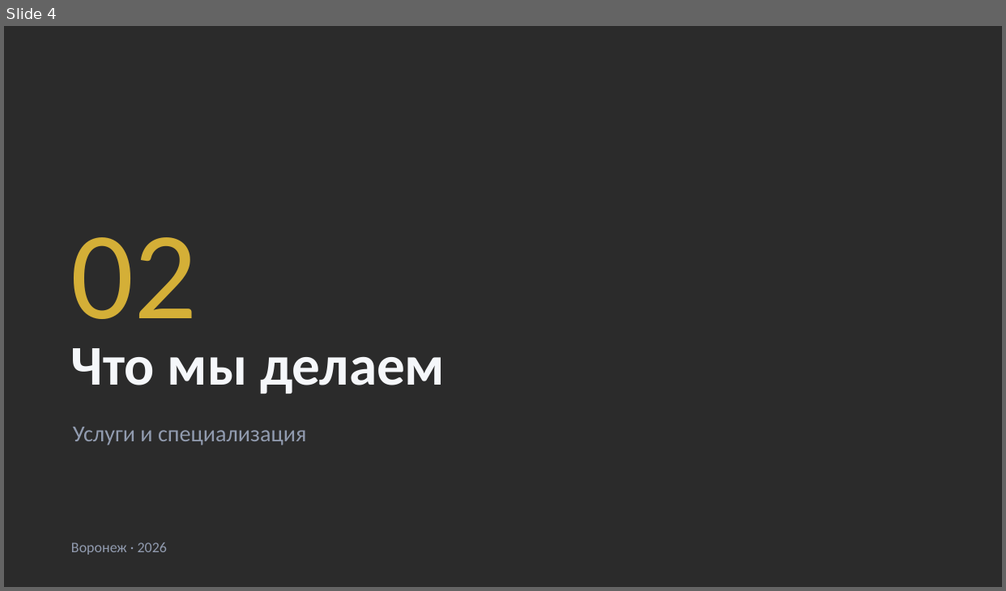
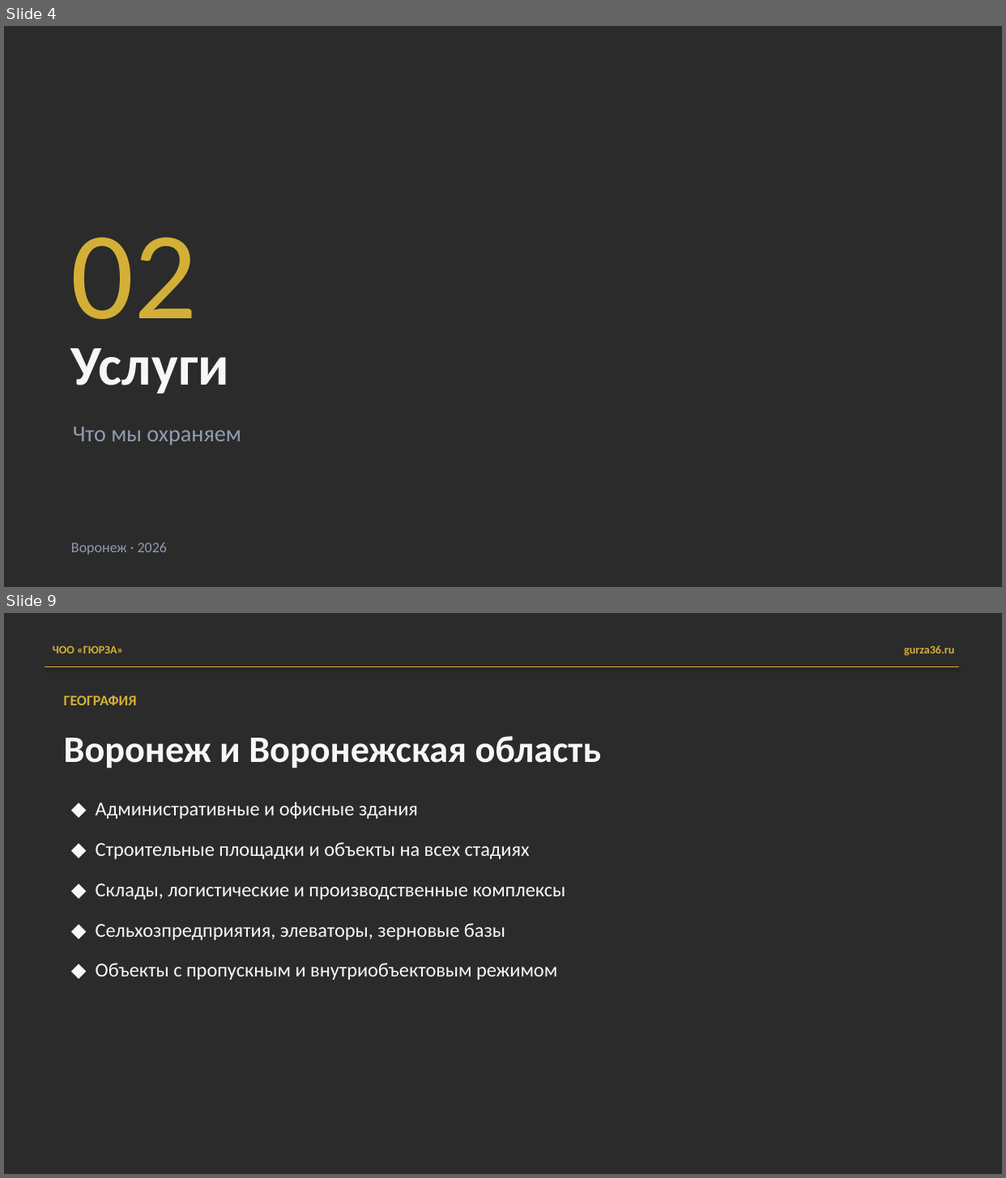
Before and after one commit to MatveyTORSHILOV/Gursa, a slide deck: presentation/gyurza-presentation.pptx. Shown one above the other, each under a label of ours: slide 4 before the commit, slides 4 and 9 after it; the slides between them are not shown. The pictures are 1006x591 and 1006x1178 pixels, drawn with LibreOffice and Linux fonts; fonts in the diff are those of the drawing; background and template pictures are left out; a plain dark background stands for a picture behind light text. Boxes give left, top, right and bottom in pixels: in the first picture for what was removed or moved away, otherwise in the second. Text is boxed around its words. In the diff, an @@ line names an element or a change of style, - is before the commit and + after.

```diff
--- a/presentation/gyurza-presentation.pptx
+++ b/presentation/gyurza-presentation.pptx
@@ slide 9 added at (4,613,1002,1174), background picture (left out) @@
@@ text added at (53,646,123,653), 11 pt, text #D4AF37, bold @@
+ЧОО «ГЮРЗА»
@@ text added at (904,645,954,656), 11 pt, text #D4AF37, bold @@
+gurza36.ru
@@ rectangle added at (45,667,958,667), fill gradient #3F80CE to #A4C4FF, outline #D4AF37 0.75 pt @@
@@ text added at (64,696,137,705), 14 pt, text #D4AF37, bold @@
+ГЕОГРАФИЯ
@@ text added at (64,736,602,769), 36 pt, text #F5F7FA, bold @@
+Воронеж и Воронежская область
@@ text added at (96,802,566,980), 19 pt, text #F5F7FA @@
+◆ Административные и офисные здания
+◆ Строительные площадки и объекты на всех стадиях
+◆ Склады, логистические и производственные комплексы
+◆ Сельхозпредприятия, элеваторы, зерновые базы
+◆ Объекты с пропускным и внутриобъектовым режимом
@@ slide 4 changed as well @@
@@ text at (71,348,229,394): text changed @@
-Что мы делаем
+Услуги
@@ text at (73,427,241,446): text changed @@
-Услуги и специализация
+Что мы охраняем
```
Also in this commit, not shown: 5 other slides changed, 5 other slides added, 9 slides removed, 1 other file.
